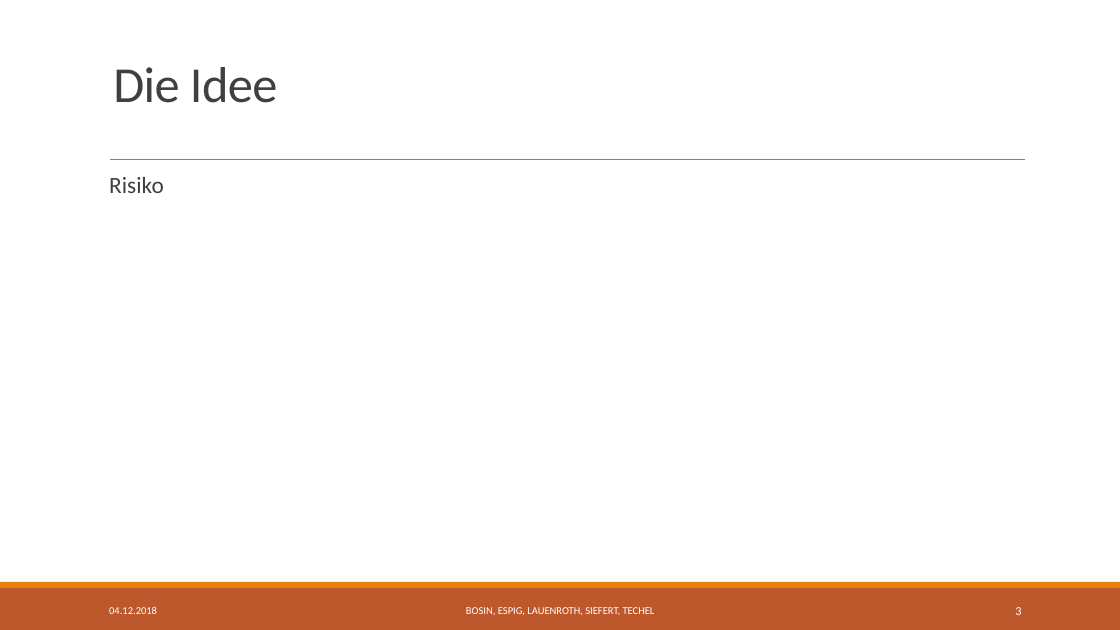
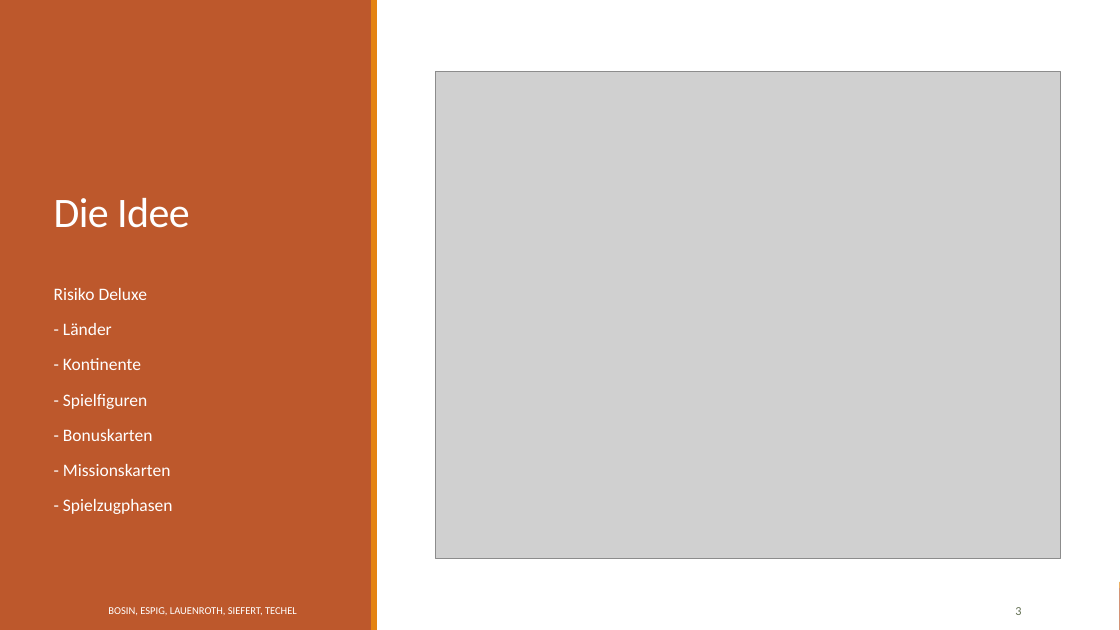
Before and after one commit to Jotec1705/SE-Project2018, a slide deck: slide 3 of Dokumente/02_Arbeitsbereich/01_Projekthandbuch/TouchDown Präsentation UniRisk.pptx. Drawn at 1120x630 pixels with LibreOffice and Linux fonts; fonts in the diff are those of the drawing; grey boxes stand for pictures. Boxes give left, top, right and bottom in pixels: in the first picture for what was removed or moved away, otherwise in the second. Text is boxed around its words. In the diff, an @@ line names an element or a change of style, - is before the commit and + after.

```diff
--- a/Dokumente/02_Arbeitsbereich/01_Projekthandbuch/TouchDown Präsentation UniRisk.pptx
+++ b/Dokumente/02_Arbeitsbereich/01_Projekthandbuch/TouchDown Präsentation UniRisk.pptx
@@ rectangle added at (0,0,1120,630), fill #FFFFFF @@
@@ rectangle added at (0,0,372,630), fill #BD582C @@
@@ rectangle added at (371,0,377,630), fill #E48312 @@
@@ title "Die Idee": place and size @@
-title "Die Idee" at (113,67,277,103)
+title "Die Idee" at (54,198,190,228)
@@ title "Die Idee" at (54,198,190,228): size 43.2 to 36 pt, text colour #404040 to #FFFFFF @@
@@ picture added at (436,71,1060,559) @@
@@ line removed from (110, 160) to (1026, 160) @@
@@ text at (54,288,173,514): text changed; size 20 to 15 pt; text colour #404040 to #FFFFFF @@
-  Risiko
+  Risiko Deluxe
+  - Länder
+  - Kontinente
+  - Spielfiguren
+  - Bonuskarten
+  - Missionskarten
+  - Spielzugphasen
@@ text "BOSIN, ESPIG, LAUENROTH, SIEFERT, TECHEL": place and size @@
-text "BOSIN, ESPIG, LAUENROTH, SIEFERT, TECHEL" at (466,607,655,615)
+text "BOSIN, ESPIG, LAUENROTH, SIEFERT, TECHEL" at (108,607,297,615)
@@ text "BOSIN, ESPIG, LAUENROTH, SIEFERT, TECHEL" at (108,607,297,615): alignment centre to left; more space between paragraphs @@
@@ page number at (1015,607,1021,615): text colour #FFFFFF to #637052; more space between paragraphs @@
@@ text removed at (109,607,157,614) @@
-04.12.2018
```
Also in this commit, not shown: 7 other slides changed, 2 slides added.
